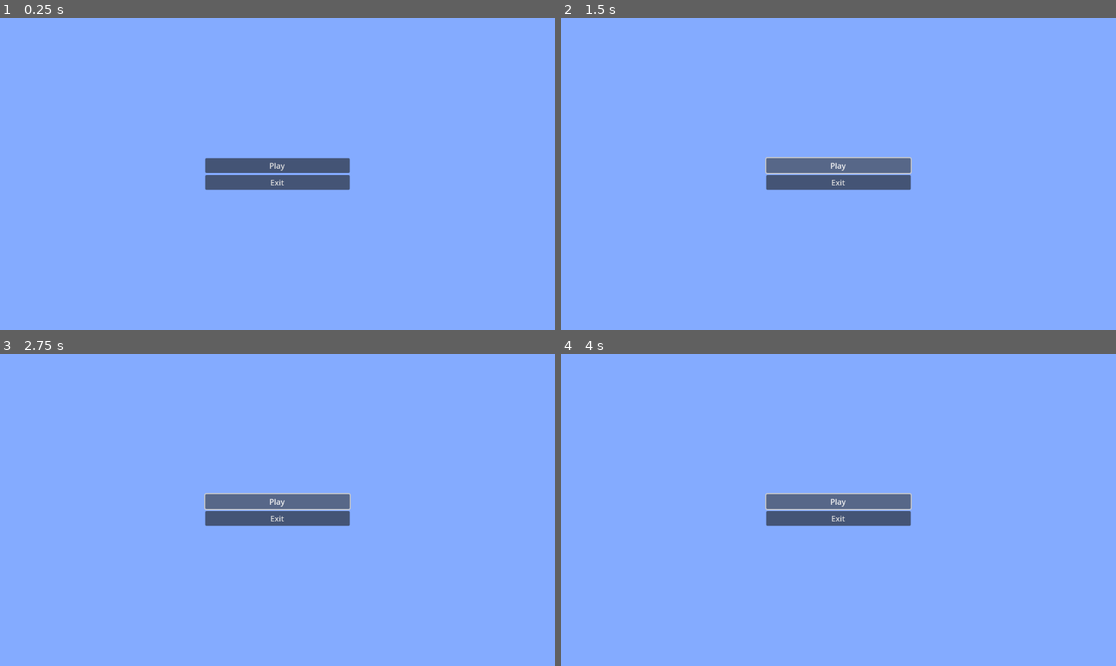
Above: before the commit, frames 1-4 (two rows, left to right).
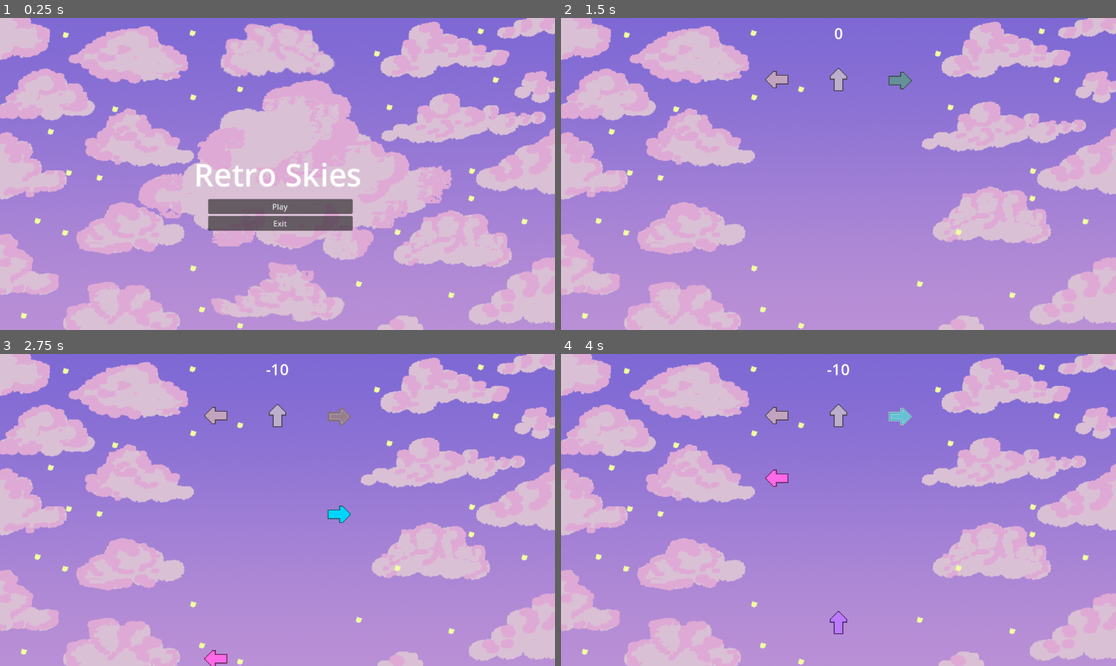
Above: after the commit, the same moments.

Repository: xKiniax/Music-Assignment-Godot
Game: Godot game, scene res://scenes/start screen.tscn
The game is run twice, just before and just after one commit, with the same random seed, the same clock (stepped at 60 frames per second) and the same inputs. Before the commit the project has no main scene; this scene is started directly in both runs. Sound files missing from this copy of the repository are replaced by a short silence.
Inputs (mouse positions are in pixels of both pictures, inside the frame that each line leads up to):
- Up to frame 1 (0.25 s): no input
- Up to frame 2 (1.5 s): click "Play" at 0.5 s; click (838, 164) at 1.25 s, where only the run before the commit has a clickable "Play"
- Up to frame 3 (2.75 s): hold Right (ui_right) from 2.03 s (still down)
- Up to frame 4 (4 s): release Right (ui_right) at 2.78 s; hold Left (Left) 2.78-3.53 s; hold Right (ui_right) from 3.53 s (still down)

The runs differ from the first frame. In frame 1, 100% of the frame differs, in the area x 0-100%, y 0-100%; in frame 2, 100%; in frame 3, 100%; in frame 4, 100%.

Commit message:
Mostly Complete
Has some bugs if you try hard enough (please don't try hard enough)

Diff:
--- a/music-game-project/Move_ArrowUp.gd
+++ /dev/null
@@ -1,26 +0,0 @@
-extends Area2D
-
-var speed = 100
-var sensor = 0
-
-func _process(delta):
-
-	# Move
-	position.y -= speed * delta
-
-	# Screen exit
-	if position.y < -50:
-		queue_free()
-
-	# Sesnor and pressed
-	if sensor == 1:
-		# Add "Global" > new
-		if Global.sensor_AU == 1:
-			if Input.is_action_just_pressed("ui_up"):
-				queue_free()
-
-func _on_Move_ArrowUp_area_shape_entered(area_rid: RID, area: Area2D, area_shape_index: int, local_shape_index: int) -> void:
-	sensor = 1
-
-func _on_Move_ArrowUp_area_shape_exited(area_rid: RID, area: Area2D, area_shape_index: int, local_shape_index: int) -> void:
-	sensor = 0
--- /dev/null
+++ b/music-game-project/default_bus_layout.tres
@@ -0,0 +1,15 @@
+[gd_resource type="AudioBusLayout" format=3 uid="uid://deo3iprykg31"]
+
+[resource]
+bus/1/name = &"Music"
+bus/1/solo = false
+bus/1/mute = false
+bus/1/bypass_fx = false
+bus/1/volume_db = 0.0
+bus/1/send = &"Master"
+bus/2/name = &"SFX"
+bus/2/solo = false
+bus/2/mute = false
+bus/2/bypass_fx = false
+bus/2/volume_db = 0.0
+bus/2/send = &"Master"
--- a/music-game-project/menu.gd
+++ /dev/null
@@ -1,5 +0,0 @@
-extends Control
-
-
-func _on_play_pressed() -> void:
-	pass # Replace with function body.
--- a/music-game-project/project.godot
+++ b/music-game-project/project.godot
@@ -11,6 +11,7 @@
 [application]
 
 config/name="Music Game project"
+run/main_scene="res://scenes/start screen.tscn"
 config/features=PackedStringArray("4.3", "Forward Plus")
 config/icon="res://icon.svg"
 
@@ -25,3 +26,8 @@
 "events": [Object(InputEventKey,"resource_local_to_scene":false,"resource_name":"","device":-1,"window_id":0,"alt_press …(195 unchanged characters)…
 ]
 }
+pause={
+"deadzone": 0.5,
+"events": [Object(InputEventKey,"resource_local_to_scene":false,"resource_name":"","device":-1,"window_id":0,"alt_pressed":false,"shift_pressed":false,"ctrl_pressed":false,"meta_pressed":false,"pressed":false,"keycode":0,"physical_keycode":4194305,"key_label":0,"unicode":0,"location":0,"echo":false,"script":null)
+]
+}
--- a/music-game-project/scenes/Idle_ArrowLeft.tscn
+++ b/music-game-project/scenes/Idle_ArrowLeft.tscn
@@ -1,9 +1,11 @@
-[gd_scene load_steps=10 format=3 uid="uid://dulyi3kb2xwcm"]
+[gd_scene load_steps=12 format=3 uid="uid://dulyi3kb2xwcm"]
 
 [ext_resource type="Texture2D" uid="uid://c8oim64p61dg" path="res://Assets/arrow_left_idle.png" id="1_6wp6e"]
 [ext_resource type="Script" path="res://scripts/Idle_ArrowLeft.gd" id="1_ipqbo"]
 [ext_resource type="Texture2D" uid="uid://dyh6dxkmhqtu4" path="res://Assets/arrow_left_good.png" id="2_rvqtf"]
 [ext_resource type="Texture2D" uid="uid://gp1ohew1ntpg" path="res://Assets/arrow_left_bad.png" id="3_sp5vq"]
+[ext_resource type="AudioStream" uid="uid://cmm3gdjehihp6" path="res://Assets/Audio/sfx/retro-blip-236676.mp3" id="5_t7q6q"]
+[ext_resource type="AudioStream" uid="uid://cmmhct2qcfy2d" path="res://Assets/Audio/sfx/retro-explode-1-236678.mp3" id="6_deqhc"]
 
 [sub_resource type="RectangleShape2D" id="RectangleShape2D_pda7l"]
 size = Vector2(25.646, 12.5152)
@@ -102,5 +104,12 @@
 "": SubResource("AnimationLibrary_1u041")
 }
 
+[node name="AudioStreamPlayer2D" type="AudioStreamPlayer2D" parent="."]
+stream = ExtResource("5_t7q6q")
+bus = &"SFX"
+
+[node name="AudioStreamPlayer2D2" type="AudioStreamPlayer2D" parent="."]
+stream = ExtResource("6_deqhc")
+
 [connection signal="area_shape_entered" from="." to="." method="_on_Idle_ArrowLeft_area_shape_entered"]
 [connection signal="area_shape_exited" from="." to="." method="_on_Idle_ArrowLeft_area_shape_exited"]
--- a/music-game-project/scenes/Idle_ArrowRight.tscn
+++ b/music-game-project/scenes/Idle_ArrowRight.tscn
@@ -1,9 +1,11 @@
-[gd_scene load_steps=10 format=3 uid="uid://cofindrqe6yys"]
+[gd_scene load_steps=12 format=3 uid="uid://cofindrqe6yys"]
 
 [ext_resource type="Texture2D" uid="uid://beayhlnwqrg4f" path="res://Assets/arrow_right_idle.png" id="1_62uyu"]
 [ext_resource type="Script" path="res://scripts/Idle_ArrowRight.gd" id="1_l71ja"]
 [ext_resource type="Texture2D" uid="uid://cf4oq334vtonk" path="res://Assets/arrow_right_good.png" id="2_5x564"]
 [ext_resource type="Texture2D" uid="uid://c10phxupfltnr" path="res://Assets/arrow_right_badpng.png" id="3_5jjut"]
+[ext_resource type="AudioStream" uid="uid://cmm3gdjehihp6" path="res://Assets/Audio/sfx/retro-blip-236676.mp3" id="5_53e5n"]
+[ext_resource type="AudioStream" uid="uid://cmmhct2qcfy2d" path="res://Assets/Audio/sfx/retro-explode-1-236678.mp3" id="5_i6sik"]
 
 [sub_resource type="RectangleShape2D" id="RectangleShape2D_22w11"]
 size = Vector2(47, 35)
@@ -103,5 +105,12 @@
 "": SubResource("AnimationLibrary_5hfxc")
 }
 
+[node name="AudioStreamPlayer2D" type="AudioStreamPlayer2D" parent="."]
+stream = ExtResource("5_53e5n")
+bus = &"SFX"
+
+[node name="AudioStreamPlayer2D2" type="AudioStreamPlayer2D" parent="."]
+stream = ExtResource("5_i6sik")
+
 [connection signal="area_shape_entered" from="." to="." method="_on_Idle_ArrowRight_area_shape_entered"]
 [connection signal="area_shape_exited" from="." to="." method="_on_Idle_ArrowRight_area_shape_exited"]
--- a/music-game-project/scenes/Idle_ArrowUp.tscn
+++ b/music-game-project/scenes/Idle_ArrowUp.tscn
@@ -1,9 +1,11 @@
-[gd_scene load_steps=10 format=3 uid="uid://dttliofjqs7do"]
+[gd_scene load_steps=12 format=3 uid="uid://dttliofjqs7do"]
 
 [ext_resource type="Script" path="res://scripts/Idle_ArrowUp.gd" id="1_3t7um"]
 [ext_resource type="Texture2D" uid="uid://btmv3exm52rd6" path="res://Assets/arrow_up_idle.png" id="1_j5f8w"]
 [ext_resource type="Texture2D" uid="uid://bc4ukci75jigr" path="res://Assets/arrow_up_good.png" id="2_770j7"]
 [ext_resource type="Texture2D" uid="uid://iyn42iqesuhs" path="res://Assets/arrow_up_bad.png" id="3_akr6q"]
+[ext_resource type="AudioStream" uid="uid://cmm3gdjehihp6" path="res://Assets/Audio/sfx/retro-blip-236676.mp3" id="5_p65m6"]
+[ext_resource type="AudioStream" uid="uid://cmmhct2qcfy2d" path="res://Assets/Audio/sfx/retro-explode-1-236678.mp3" id="6_qx2sx"]
 
 [sub_resource type="RectangleShape2D" id="RectangleShape2D_jqdls"]
 size = Vector2(36, 48)
@@ -100,5 +102,12 @@
 "": SubResource("AnimationLibrary_2rkq0")
 }
 
+[node name="AudioStreamPlayer2D" type="AudioStreamPlayer2D" parent="."]
+stream = ExtResource("5_p65m6")
+bus = &"SFX"
+
+[node name="AudioStreamPlayer2D2" type="AudioStreamPlayer2D" parent="."]
+stream = ExtResource("6_qx2sx")
+
 [connection signal="area_shape_entered" from="." to="." method="_on_Idle_ArrowUp_area_shape_entered"]
 [connection signal="area_shape_exited" from="." to="." method="_on_Idle_ArrowUp_area_shape_exited"]
--- a/music-game-project/scenes/Move_ArrowUp.tscn
+++ b/music-game-project/scenes/Move_ArrowUp.tscn
@@ -1,6 +1,6 @@
 [gd_scene load_steps=4 format=3 uid="uid://b5j3wjhhqfm53"]
 
-[ext_resource type="Script" path="res://Move_ArrowUp.gd" id="1_hfe8p"]
+[ext_resource type="Script" path="res://scripts/Move_ArrowUp.gd" id="1_hfe8p"]
 [ext_resource type="Texture2D" uid="uid://c2bp7fan6qogo" path="res://Assets/arrow_up.png" id="2_0wvp8"]
 
 [sub_resource type="RectangleShape2D" id="RectangleShape2D_8c0jh"]
--- a/music-game-project/scenes/game.tscn
+++ b/music-game-project/scenes/game.tscn
@@ -1,9 +1,12 @@
-[gd_scene load_steps=5 format=3 uid="uid://c2mbgr0vcsff2"]
+[gd_scene load_steps=8 format=3 uid="uid://c2mbgr0vcsff2"]
 
 [ext_resource type="Script" path="res://scripts/Game.gd" id="1_i3iie"]
 [ext_resource type="PackedScene" uid="uid://dulyi3kb2xwcm" path="res://scenes/Idle_ArrowLeft.tscn" id="2_1xirr"]
+[ext_resource type="Texture2D" uid="uid://begwoe5qxnjvf" path="res://Assets/level.png" id="2_gdkx3"]
 [ext_resource type="PackedScene" uid="uid://dttliofjqs7do" path="res://scenes/Idle_ArrowUp.tscn" id="3_0ac6x"]
 [ext_resource type="PackedScene" uid="uid://cofindrqe6yys" path="res://scenes/Idle_ArrowRight.tscn" id="6_b5f2k"]
+[ext_resource type="AudioStream" uid="uid://jt1uonaoisg" path="res://Assets/Audio/Music/Rolemusic - The White Frame.mp3" id="6_utmip"]
+[ext_resource type="PackedScene" uid="uid://5w08iwp4bf73" path="res://scenes/pause_menu.tscn" id="7_iabfw"]
 
 [node name="Game" type="Node2D"]
 script = ExtResource("1_i3iie")
@@ -12,13 +15,18 @@
 [node name="Create" type="Node2D" parent="."]
 
 [node name="Marker2D_AL" type="Marker2D" parent="Create"]
-position = Vector2(448, 512)
+position = Vector2(448, 683)
 
 [node name="Marker2D_AU" type="Marker2D" parent="Create"]
-position = Vector2(576, 512)
+position = Vector2(576, 683)
 
 [node name="Marker2D_AR" type="Marker2D" parent="Create"]
-position = Vector2(704, 512)
+position = Vector2(704, 683)
+
+[node name="Level" type="Sprite2D" parent="."]
+position = Vector2(576, 324)
+scale = Vector2(1.2973, 1.296)
+texture = ExtResource("2_gdkx3")
 
 [node name="Idle_ArrowLeft" parent="." instance=ExtResource("2_1xirr")]
 position = Vector2(448, 128)
@@ -42,4 +50,21 @@
 horizontal_alignment = 1
 vertical_alignment = 1
 
+[node name="AudioStreamPlayer2D" type="AudioStreamPlayer2D" parent="."]
+stream = ExtResource("6_utmip")
+volume_db = -5.0
+autoplay = true
+bus = &"Music"
+
+[node name="Pause menu" parent="." instance=ExtResource("7_iabfw")]
+anchors_preset = 8
+anchor_left = 0.5
+anchor_top = 0.5
+anchor_right = 0.5
+anchor_bottom = 0.5
+offset_left = 576.0
+offset_top = 336.0
+offset_right = 576.0
+offset_bottom = 336.0
+
 [connection signal="timeout" from="Timer" to="." method="_on_Timer_timeout"]
--- /dev/null
+++ b/music-game-project/scenes/pause_menu.tscn
@@ -0,0 +1,42 @@
+[gd_scene load_steps=2 format=3 uid="uid://5w08iwp4bf73"]
+
+[ext_resource type="Script" path="res://scripts/pause_menu.gd" id="1_jm7y7"]
+
+[node name="Pause menu" type="Control"]
+process_mode = 3
+visible = false
+layout_mode = 3
+anchors_preset = 15
+anchor_right = 1.0
+anchor_bottom = 1.0
+grow_horizontal = 2
+grow_vertical = 2
+script = ExtResource("1_jm7y7")
+
+[node name="MarginContainer" type="MarginContainer" parent="."]
+layout_mode = 1
+anchors_preset = 8
+anchor_left = 0.5
+anchor_top = 0.5
+anchor_right = 0.5
+anchor_bottom = 0.5
+offset_left = -150.0
+offset_top = -33.0
+offset_right = 150.0
+offset_bottom = 33.0
+grow_horizontal = 2
+grow_vertical = 2
+
+[node name="VBoxContainer" type="VBoxContainer" parent="MarginContainer"]
+layout_mode = 2
+
+[node name="Resume" type="Button" parent="MarginContainer/VBoxContainer"]
+layout_mode = 2
+text = "Resume"
+
+[node name="Exit" type="Button" parent="MarginContainer/VBoxContainer"]
+layout_mode = 2
+text = "Exit"
+
+[connection signal="pressed" from="MarginContainer/VBoxContainer/Resume" to="." method="_on_resume_pressed"]
+[connection signal="pressed" from="MarginContainer/VBoxContainer/Exit" to="." method="_on_exit_pressed"]
--- a/music-game-project/scenes/start screen.tscn
+++ b/music-game-project/scenes/start screen.tscn
@@ -1,6 +1,7 @@
-[gd_scene load_steps=2 format=3 uid="uid://ccrvms3tenc7"]
+[gd_scene load_steps=3 format=3 uid="uid://ccrvms3tenc7"]
 
-[ext_resource type="Script" path="res://menu.gd" id="1_qpj5w"]
+[ext_resource type="Script" path="res://scripts/menu.gd" id="1_qpj5w"]
+[ext_resource type="Texture2D" uid="uid://caabe2hrl1pua" path="res://Assets/menu.png" id="2_0j261"]
 
 [node name="Menu" type="Control"]
 layout_mode = 3
@@ -11,14 +12,25 @@
 grow_vertical = 2
 script = ExtResource("1_qpj5w")
 
-[node name="ColorRect" type="ColorRect" parent="."]
-layout_mode = 1
-anchors_preset = 15
-anchor_right = 1.0
-anchor_bottom = 1.0
+[node name="Menu" type="Sprite2D" parent="."]
+position = Vector2(576, 324)
+scale = Vector2(1.2973, 1.296)
+texture = ExtResource("2_0j261")
+
+[node name="Label" type="Label" parent="Menu"]
+anchors_preset = 8
+anchor_left = 0.5
+anchor_top = 0.5
+anchor_right = 0.5
+anchor_bottom = 0.5
+offset_left = -578.5
+offset_top = -284.5
+offset_right = -309.5
+offset_bottom = -215.5
 grow_horizontal = 2
 grow_vertical = 2
-color = Color(0.517647, 0.670588, 1, 1)
+theme_override_font_sizes/font_size = 50
+text = "Retro Skies"
 
 [node name="MarginContainer" type="MarginContainer" parent="."]
 layout_mode = 1
@@ -27,10 +39,10 @@
 anchor_top = 0.5
 anchor_right = 0.5
 anchor_bottom = 0.5
-offset_left = -150.0
-offset_top = -33.0
-offset_right = 150.0
-offset_bottom = 33.0
+offset_left = -144.0
+offset_top = 52.0
+offset_right = 156.0
+offset_bottom = 118.0
 grow_horizontal = 2
 grow_vertical = 2
 
@@ -46,3 +58,4 @@
 text = "Exit"
 
 [connection signal="pressed" from="MarginContainer/VBoxContainer/Play" to="." method="_on_play_pressed"]
+[connection signal="pressed" from="MarginContainer/VBoxContainer/Exit" to="." method="_on_exit_pressed"]
--- a/music-game-project/scripts/Game.gd
+++ b/music-game-project/scripts/Game.gd
@@ -7,9 +7,26 @@
 var random = 0
 var RNG = RandomNumberGenerator.new()
 
+@onready var pause_menu: Control = $"Pause menu"
+var paused = false
+
 func _process(delta: float) -> void:
 
 	$Score/Label.text = str(Global.score)
+	if Input.is_action_just_pressed("pause"):
+		pauseMenu()
+
+func pauseMenu():
+	if paused:
+		pause_menu.hide()
+		Engine.time_scale = 1
+
+	else:
+		pause_menu.show()
+		Engine.time_scale = 0
+
+	paused = !paused
+
 
 
 func _on_Timer_timeout() -> void:
--- a/music-game-project/scripts/Idle_ArrowLeft.gd
+++ b/music-game-project/scripts/Idle_ArrowLeft.gd
@@ -2,6 +2,8 @@
 
 @onready var animp = $AnimationPlayer
 var sensor = 0
+@onready var audio_player: AudioStreamPlayer2D = $AudioStreamPlayer2D
+@onready var audio_player_bad: AudioStreamPlayer2D = $AudioStreamPlayer2D2
 
 
 func _process(delta: float) -> void:
@@ -11,6 +13,8 @@
 		if Input.is_action_just_pressed("Left"):
 			animp.play("Good")
 			Global.score += 10
+			audio_player.play()
+			await audio_player.finished
 
 	# Sensor and pressed "Bad"
 	if sensor == 0:
@@ -18,12 +22,16 @@
 
 			animp.play("Bad")
 			Global.score -= 10
+			audio_player_bad.play()
+			await  audio_player_bad.finished
 
 
 
 func _on_Idle_ArrowLeft_area_shape_entered(area_rid: RID, area: Area2D, area_shape_index: int, local_shape_index: int) -> void:
+
 	sensor = 1
 	Global.sensor_AL = 1
+
 
 
 func _on_Idle_ArrowLeft_area_shape_exited(area_rid: RID, area: Area2D, area_shape_index: int, local_shape_index: int) -> void:
--- a/music-game-project/scripts/Idle_ArrowRight.gd
+++ b/music-game-project/scripts/Idle_ArrowRight.gd
@@ -2,6 +2,8 @@
 
 @onready var animp = $AnimationPlayer
 var sensor = 0
+@onready var audio_player: AudioStreamPlayer2D = $AudioStreamPlayer2D
+@onready var audio_player_bad: AudioStreamPlayer2D = $AudioStreamPlayer2D2
 
 
 func _process(delta: float) -> void:
@@ -11,12 +13,16 @@
 		if Input.is_action_just_pressed("ui_right"):
 			animp.play("Good")
 			Global.score += 10
+			audio_player.play()
+			await audio_player.finished
 
 	# Sensor and pressed "Bad"
 	if sensor == 0:
 		if Input.is_action_just_pressed("ui_right"):
 			animp.play("Bad")
 			Global.score -= 10
+			audio_player_bad.play()
+			await  audio_player_bad.finished
 
 func _on_Idle_ArrowRight_area_shape_entered(area_rid: RID, area: Area2D, area_shape_index: int, local_shape_index: int) -> void:
 	sensor = 1
--- a/music-game-project/scripts/Idle_ArrowUp.gd
+++ b/music-game-project/scripts/Idle_ArrowUp.gd
@@ -2,6 +2,8 @@
 
 @onready var animp = $AnimationPlayer
 var sensor = 0
+@onready var audio_player: AudioStreamPlayer2D = $AudioStreamPlayer2D
+@onready var audio_player_bad: AudioStreamPlayer2D = $AudioStreamPlayer2D2
 
 
 func _process(delta: float) -> void:
@@ -11,12 +13,16 @@
 		if Input.is_action_just_pressed("ui_up"):
 			animp.play("Good")
 			Global.score += 10
+			audio_player.play()
+			await audio_player.finished
 
 	# Sensor and pressed "Bad"
 	if sensor == 0:
 		if Input.is_action_just_pressed("ui_up"):
 			animp.play("Bad")
 			Global.score -= 10
+			audio_player_bad.play()
+			await  audio_player_bad.finished
 
 func _on_Idle_ArrowUp_area_shape_entered(area_rid: RID, area: Area2D, area_shape_index: int, local_shape_index: int) -> void:
 	sensor = 1
--- a/music-game-project/scripts/Move_ArrowLeft.gd
+++ b/music-game-project/scripts/Move_ArrowLeft.gd
@@ -1,7 +1,9 @@
 extends Area2D
 
-var speed = 100
+var speed = 300
 var sensor = 0
+var RNG = RandomNumberGenerator.new()
+var random = 0
 
 func _process(delta):
 
--- a/music-game-project/scripts/Move_ArrowRight.gd
+++ b/music-game-project/scripts/Move_ArrowRight.gd
@@ -1,6 +1,6 @@
 extends Area2D
 
-var speed = 100
+var speed = 300
 var sensor = 0
 
 func _process(delta):
--- /dev/null
+++ b/music-game-project/scripts/Move_ArrowUp.gd
@@ -0,0 +1,26 @@
+extends Area2D
+
+var speed = 300
+var sensor = 0
+
+func _process(delta):
+
+	# Move
+	position.y -= speed * delta
+
+	# Screen exit
+	if position.y < -50:
+		queue_free()
+
+	# Sesnor and pressed
+	if sensor == 1:
+		# Add "Global" > new
+		if Global.sensor_AU == 1:
+			if Input.is_action_just_pressed("ui_up"):
+				queue_free()
+
+func _on_Move_ArrowUp_area_shape_entered(area_rid: RID, area: Area2D, area_shape_index: int, local_shape_index: int) -> void:
+	sensor = 1
+
+func _on_Move_ArrowUp_area_shape_exited(area_rid: RID, area: Area2D, area_shape_index: int, local_shape_index: int) -> void:
+	sensor = 0
--- /dev/null
+++ b/music-game-project/scripts/menu.gd
@@ -0,0 +1,8 @@
+extends Control
+
+func _on_play_pressed() -> void:
+	get_tree().change_scene_to_file("res://scenes/game.tscn")
+
+
+func _on_exit_pressed() -> void:
+	get_tree().quit()
--- /dev/null
+++ b/music-game-project/scripts/pause_menu.gd
@@ -0,0 +1,8 @@
+extends Control
+
+func _on_resume_pressed() -> void:
+	get_tree().change_scene_to_file("res://scenes/game.tscn")
+
+
+func _on_exit_pressed() -> void:
+	get_tree().quit()
Not shown, added: music-game-project/Assets/Audio/Music/Rolemusic - The White Frame.mp3.import
Not shown, added: music-game-project/Assets/Audio/sfx/crate_break.wav.import
Not shown, added: music-game-project/Assets/Audio/sfx/fire.wav.import
Not shown, added: music-game-project/Assets/Audio/sfx/mega-bass-sub-drop-effect-240472.mp3.import
Not shown, added: music-game-project/Assets/Audio/sfx/pickup.wav.import
Not shown, added: music-game-project/Assets/Audio/sfx/retro-blip-236676.mp3.import
Not shown, added: music-game-project/Assets/Audio/sfx/retro-explode-1-236678.mp3.import
Binary file added: music-game-project/Assets/level.png
Not shown, added: music-game-project/Assets/level.png.import
Binary file added: music-game-project/Assets/menu.png
Not shown, added: music-game-project/Assets/menu.png.import
Not shown, added: music-game-project/Assets/Audio/Music/Rolemusic - The White Frame.mp3
(and 6 more such lines)
